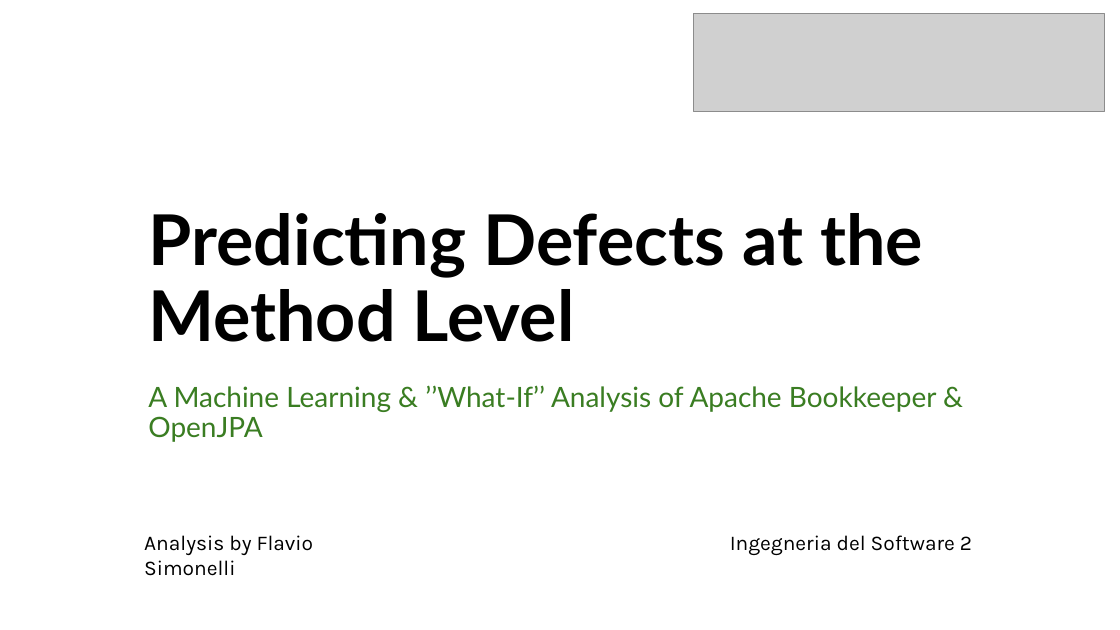
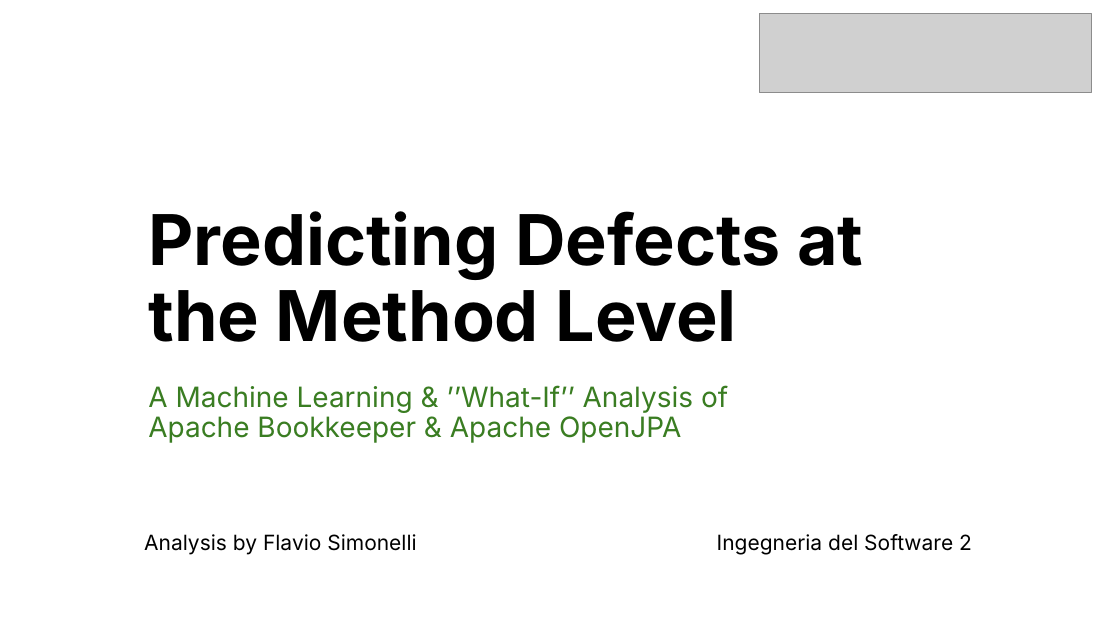
Before and after one commit to flavio-simonelli/ProjectAnalyzerAI, a slide deck: slide 1 of PresentazioneISW2Prediction.pptx. Drawn at 1120x630 pixels with LibreOffice and Linux fonts; fonts in the diff are those of the drawing; grey boxes stand for pictures. Boxes give left, top, right and bottom in pixels: in the first picture for what was removed or moved away, otherwise in the second. Text is boxed around its words. In the diff, an @@ line names an element or a change of style, - is before the commit and + after.

```diff
--- a/PresentazioneISW2Prediction.pptx
+++ b/PresentazioneISW2Prediction.pptx
@@ picture resized from (x1=693, y1=13, x2=1104, y2=112) to (x1=760, y1=13, x2=1092, y2=92) @@
@@ title "Predicting Defects at the Method ..." at (x1=148, y1=211, x2=863, y2=342): font Lato to Inter @@
@@ subtitle at (x1=148, y1=385, x2=728, y2=443): text changed; font Lato to Inter @@
-A Machine Learning & ’’What-If’’ Analysis of Apache Bookkeeper & OpenJPA
+A Machine Learning & ’’What-If’’ Analysis of
+Apache Bookkeeper & Apache OpenJPA
@@ text "Analysis by Flavio Simonelli" at (x1=144, y1=534, x2=416, y2=555): font Karla to Inter @@
@@ text "Ingegneria del Software 2" at (x1=717, y1=534, x2=972, y2=555): font Karla to Inter @@
@@ text "Ingegneria del Software 2" moved from (x1=730, y1=535, x2=972, y2=555) to (x1=717, y1=534, x2=972, y2=555) @@
```
Also in this commit, not shown: 18 other slides changed, 4 slides added, 3 slides removed, 1 other file.
